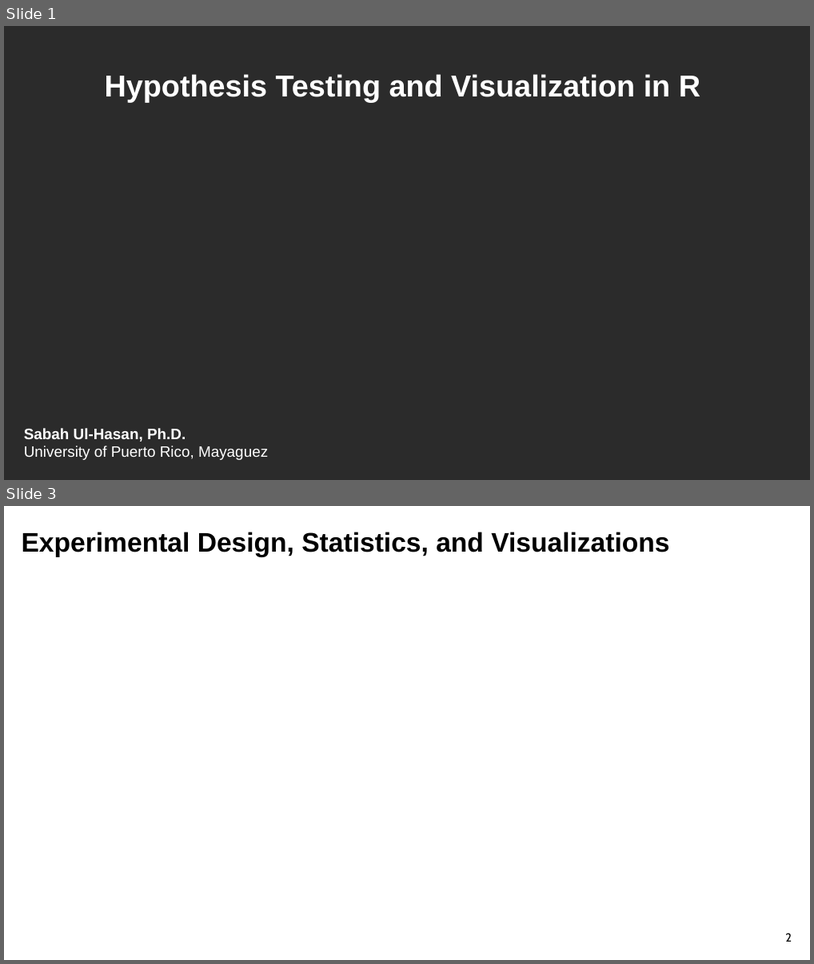
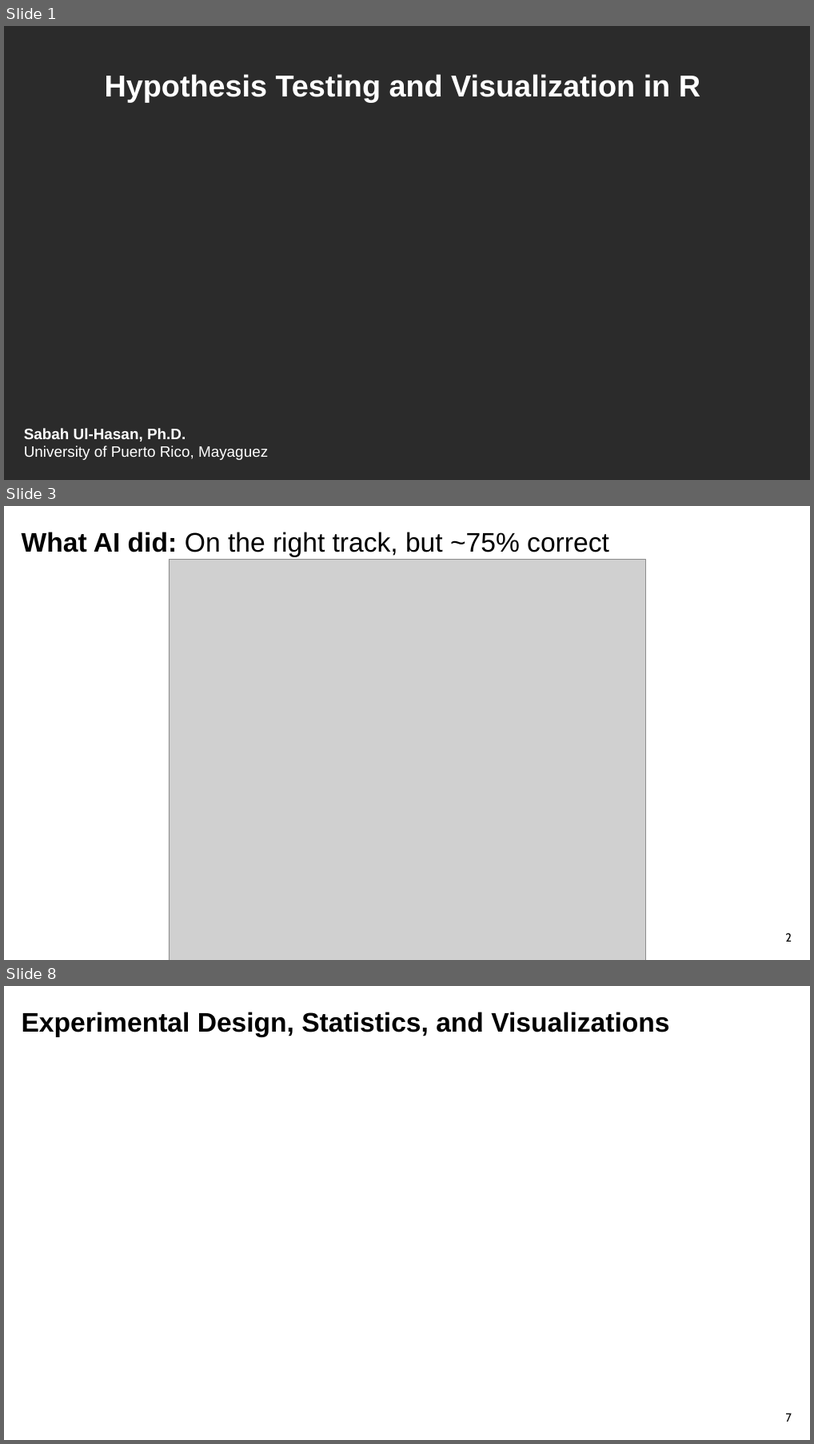
Before and after one commit to sabahzero/UPRM_QIIME2workshop, a slide deck: lectures/Lecture3_UlHasan.pptx. Shown one above the other, each under a label of ours: slides 1 and 3 before the commit, slides 1, 3 and 8 after it; the slides between them are not shown. The pictures are 814x964 and 814x1444 pixels, drawn with LibreOffice and Linux fonts; fonts in the diff are those of the drawing; grey boxes stand for pictures; background and template pictures are left out; a plain dark background stands for a picture behind light text. Boxes give left, top, right and bottom in pixels: in the first picture for what was removed or moved away, otherwise in the second. Text is boxed around its words. In the diff, an @@ line names an element or a change of style, - is before the commit and + after.

```diff
--- a/lectures/Lecture3_UlHasan.pptx
+++ b/lectures/Lecture3_UlHasan.pptx
@@ slide 3 added at bbox=[4, 506, 810, 960], background #FFFFFF @@
@@ text added at bbox=[22, 532, 610, 557], 32 pt, text #000000 @@
+What AI did: On the right track, but ~75% correct
@@ picture added at bbox=[169, 560, 646, 960] @@
@@ page number added at bbox=[786, 932, 792, 941], 14 pt, text #000000 @@
+2
@@ what was slide 3 is now slide 8 @@
@@ page number at bbox=[786, 1412, 792, 1421]: text changed @@
-2
+7
```
Also in this commit, not shown: 2 slides changed, 7 other slides added, 4 slides removed, 2 other files.
